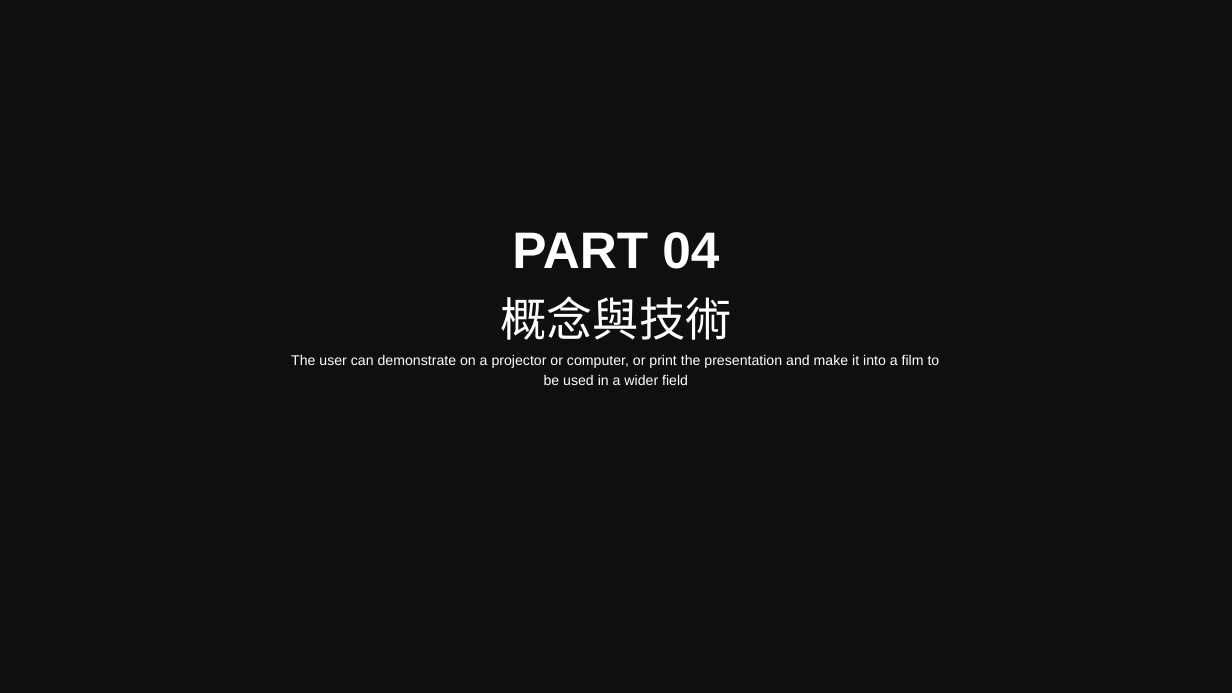
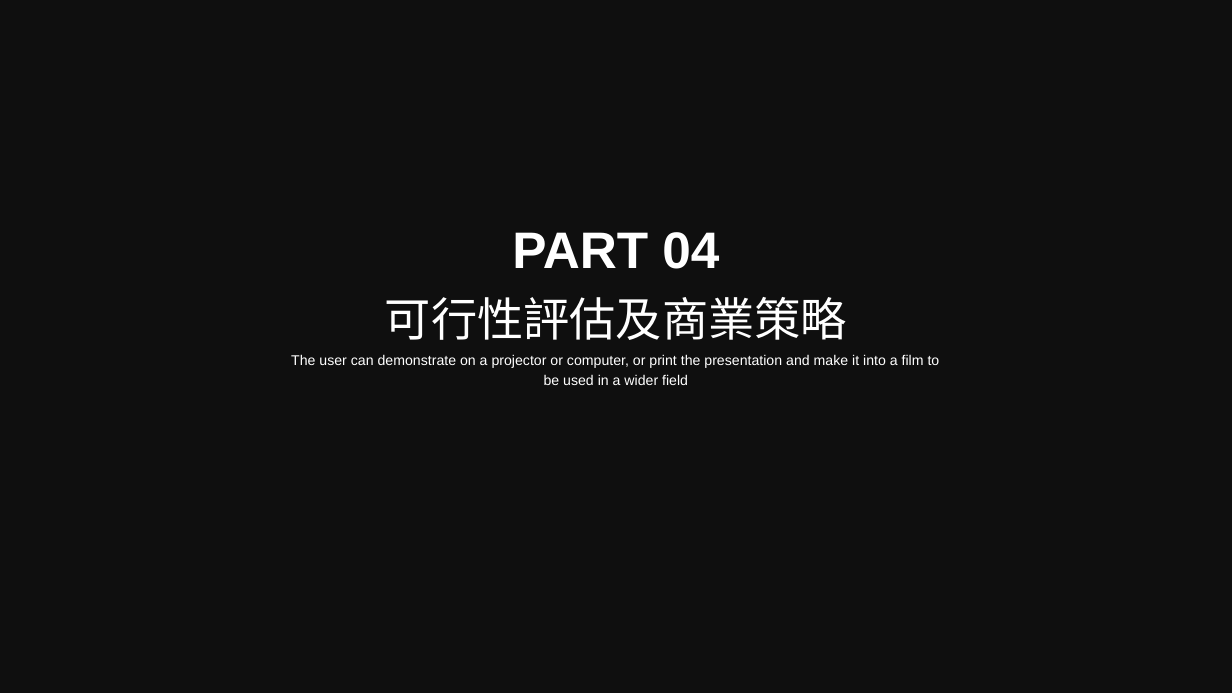
Before and after one commit to Sikako/hackthon, a slide deck: slide 6 of bigdata.pptx (slide 9 before the commit). Drawn at 1232x693 pixels with LibreOffice and Linux fonts; fonts in the diff are those of the drawing; background and template pictures are left out; a plain dark background stands for a picture behind light text. Boxes give left, top, right and bottom in pixels: in the first picture for what was removed or moved away, otherwise in the second. Text is boxed around its words. In the diff, an @@ line names an element or a change of style, - is before the commit and + after.

```diff
--- a/bigdata.pptx
+++ b/bigdata.pptx
@@ text at (385,297,847,340): text changed @@
-概念與技術
+可行性評估及商業策略
```
Also in this commit, not shown: 2 other slides changed, 5 slides added, 3 slides removed.
